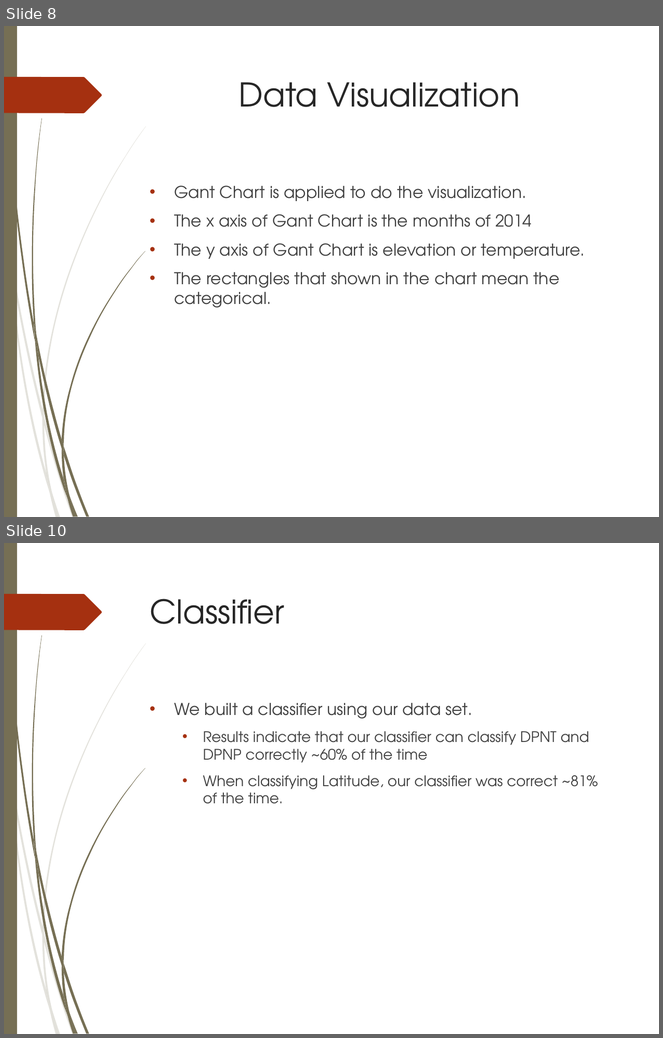
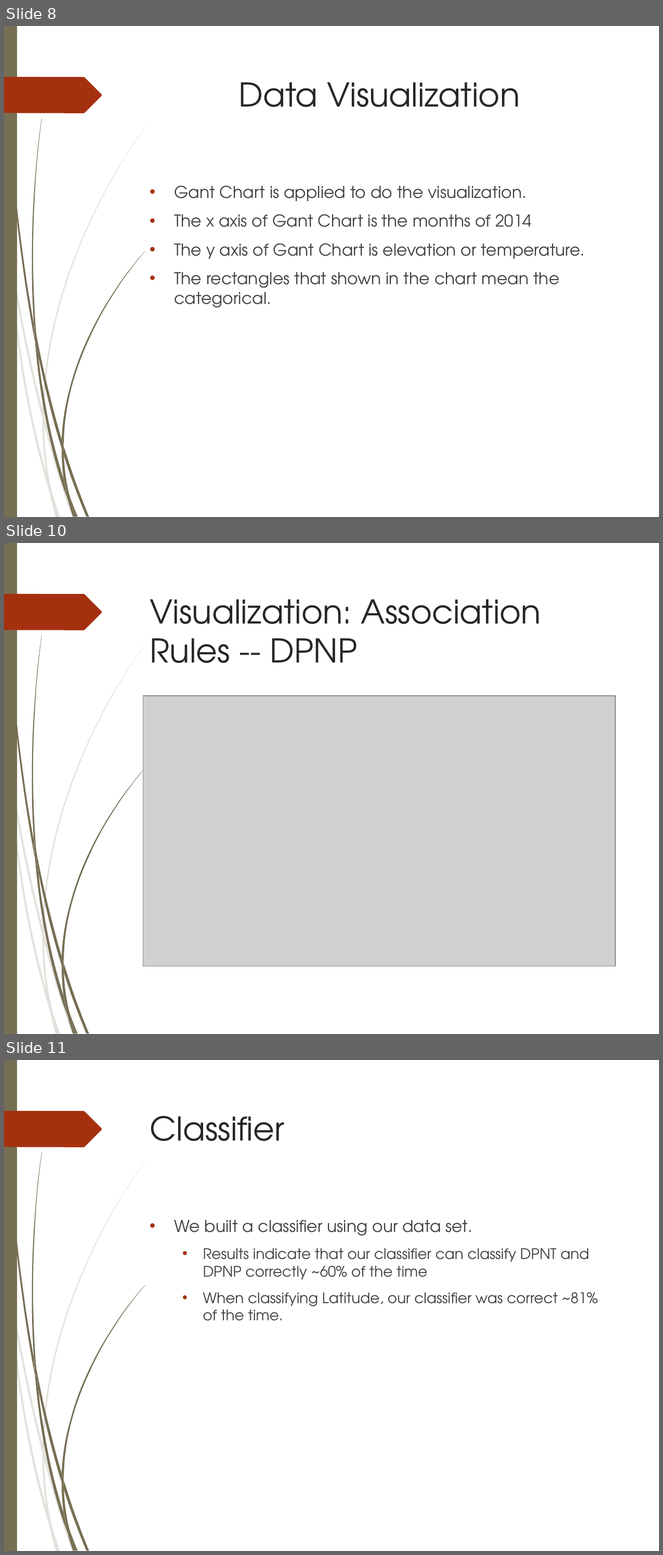
Before and after one commit to Iron-Ham/CPS585, a slide deck: cps585-weather analysis.ppt. Shown one above the other, each under a label of ours: slides 8 and 10 before the commit, slides 8, 10 and 11 after it; the slides between them are not shown. The pictures are 663x1038 and 663x1555 pixels, drawn with LibreOffice and Linux fonts; fonts in the diff are those of the drawing; grey boxes stand for pictures; background and template pictures are left out. Boxes give left, top, right and bottom in pixels: in the first picture for what was removed or moved away, otherwise in the second. Text is boxed around its words. In the diff, an @@ line names an element or a change of style, - is before the commit and + after.

```diff
--- a/cps585-weather analysis.ppt
+++ b/cps585-weather analysis.ppt
@@ slide 10 added at [4, 543, 659, 1034], background picture (left out); not listed: 24 template elements that a slide beside it also shows @@
@@ title added at [150, 599, 542, 663], 36 pt, text #262626 @@
+Visualization: Association Rules -- DPNP
@@ picture added at [143, 696, 616, 966] @@
@@ what was slide 10 is now slide 11 @@
```
Also in this commit, not shown: 2 slides changed.
